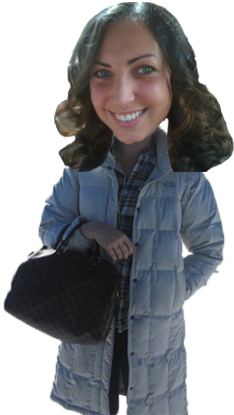
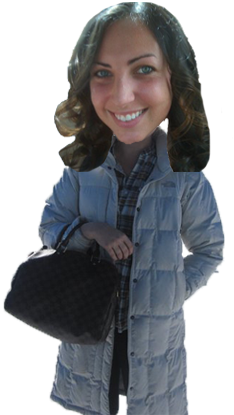
Two versions of the same layered image (234x415). Layer-by-layer changes:
painted on "Layer 3" over [199, 82, 234, 172]
